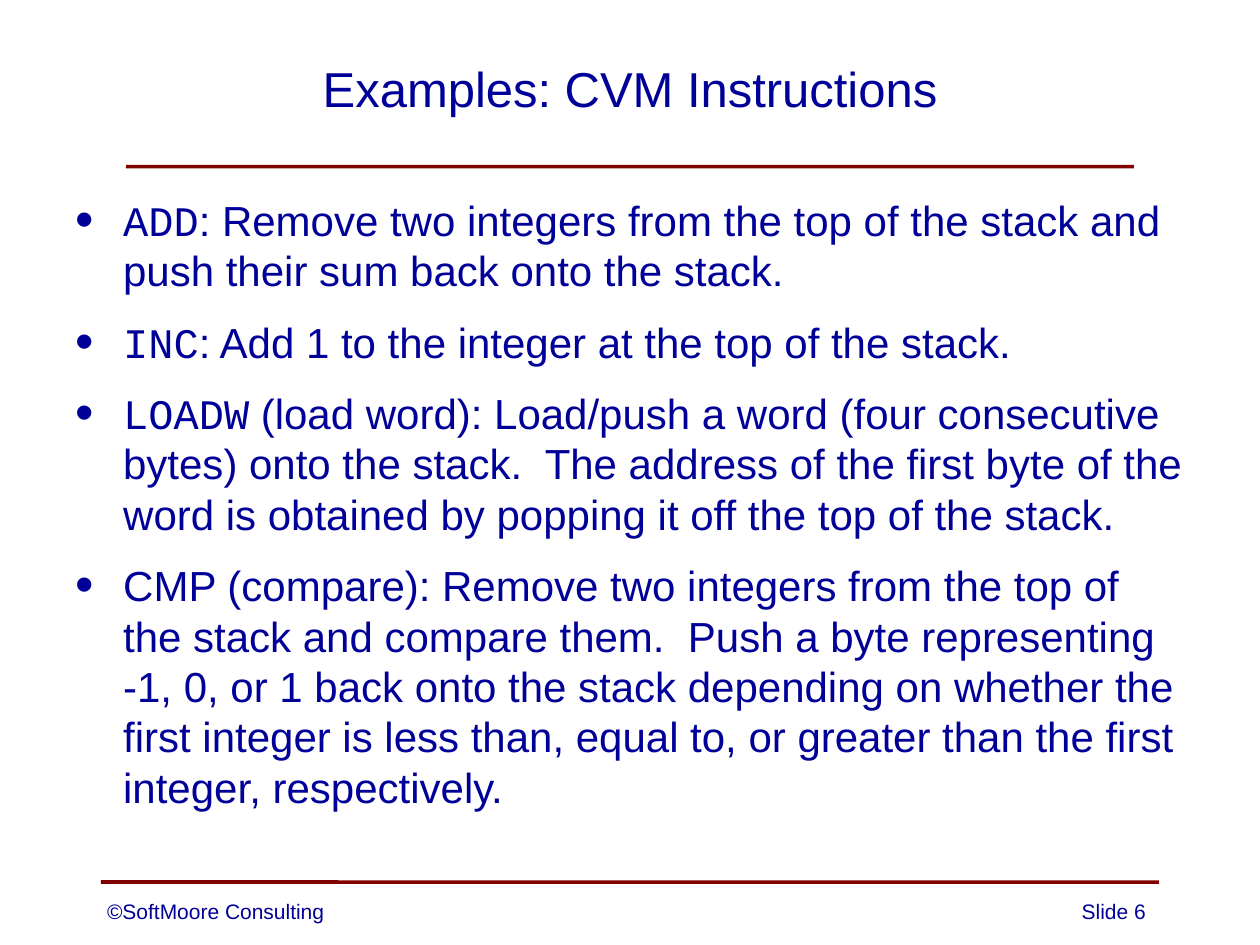
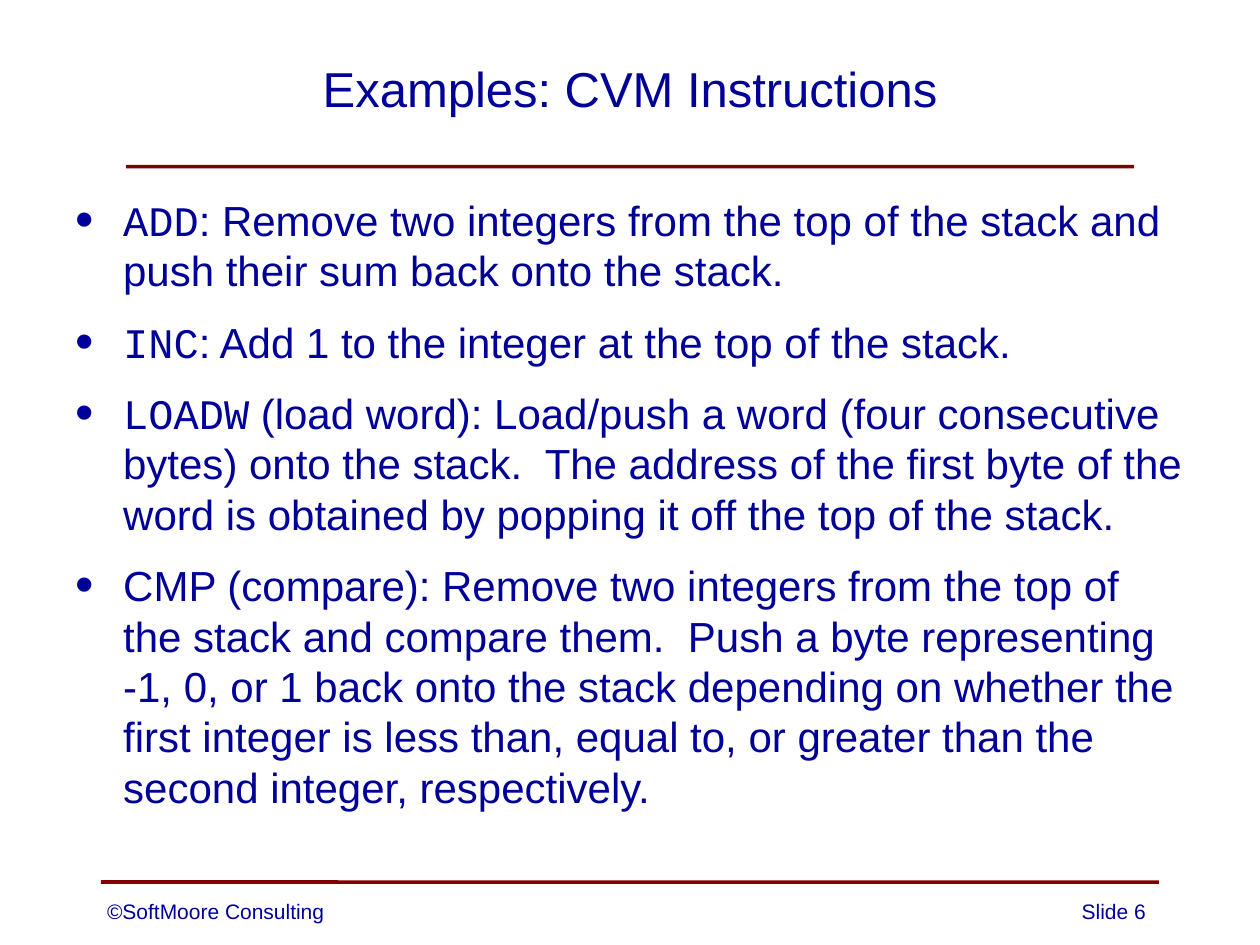
Before and after one commit to SoftMoore/CPRL, a slide deck: slide 6 of PowerPoint Slides/10 - CVM.pptx. Drawn at 1260x945 pixels with LibreOffice and Linux fonts; fonts in the diff are those of the drawing. Boxes give left, top, right and bottom in pixels: in the first picture for what was removed or moved away, otherwise in the second. Text is boxed around its words. In the diff, an @@ line names an element or a change of style, - is before the commit and + after.

Commit message:
Update 10 - CVM.pptx
minor updates to one or two slides

```diff
--- a/PowerPoint Slides/10 - CVM.pptx
+++ b/PowerPoint Slides/10 - CVM.pptx
@@ text at [123,570,1173,811]: text changed @@
-• CMP (compare): Remove two integers from the top of the stack and compare them. Push a byte representing
-  -1, 0, or 1 back onto the stack depending on whether the first integer is less than, equal to, or greater than the first integer, respectively.
+• CMP (compare): Remove two integers from the top of the stack and compare them. Push a byte representing
+  -1, 0, or 1 back onto the stack depending on whether the first integer is less than, equal to, or greater than the second integer, respectively.
```
